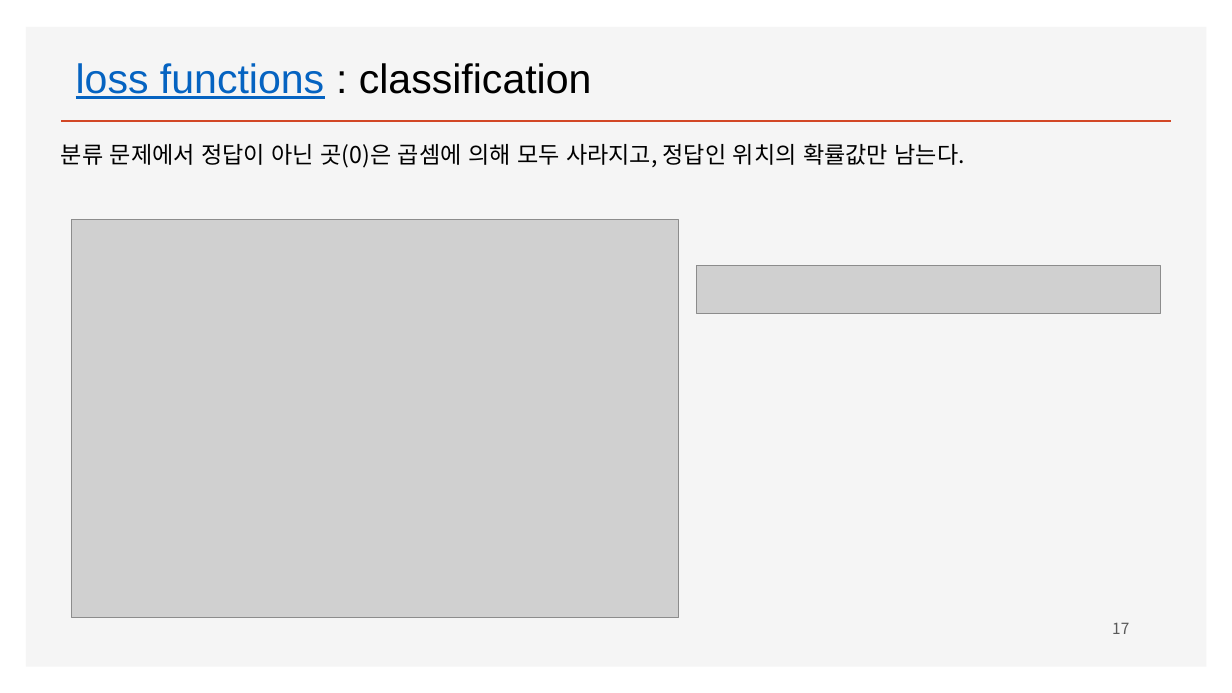
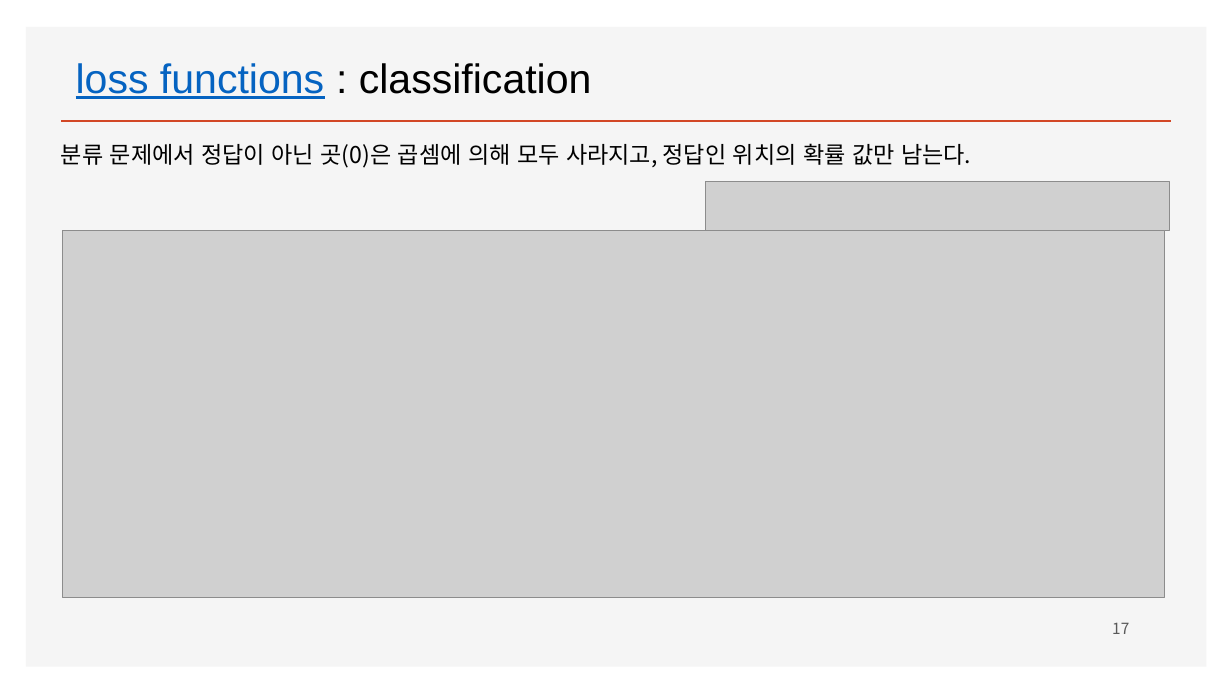
Before and after one commit to ancestor9/mathematics-for-machine-learning, a slide deck: slide 17 of Linear_Algebra/w6_Deep Learning.pptx. Drawn at 1232x693 pixels with LibreOffice and Linux fonts; fonts in the diff are those of the drawing; grey boxes stand for pictures; background and template pictures are left out. Boxes give left, top, right and bottom in pixels: in the first picture for what was removed or moved away, otherwise in the second. Text is boxed around its words. In the diff, an @@ line names an element or a change of style, - is before the commit and + after.

```diff
--- a/Linear_Algebra/w6_Deep Learning.pptx
+++ b/Linear_Algebra/w6_Deep Learning.pptx
@@ text at (x1=61, y1=143, x2=971, y2=168): spaces changed @@
-분류 문제에서 정답이 아닌 곳(0)은 곱셈에 의해 모두 사라지고, 정답인 위치의 확률값만 남는다.
+분류 문제에서 정답이 아닌 곳(0)은 곱셈에 의해 모두 사라지고, 정답인 위치의 확률 값만 남는다.
@@ picture moved from (x1=697, y1=265, x2=1161, y2=313) to (x1=706, y1=182, x2=1170, y2=230) @@
@@ picture resized from (x1=72, y1=220, x2=679, y2=618) to (x1=63, y1=230, x2=1165, y2=597) @@
```
Also in this commit, not shown: 1 other slide changed.
